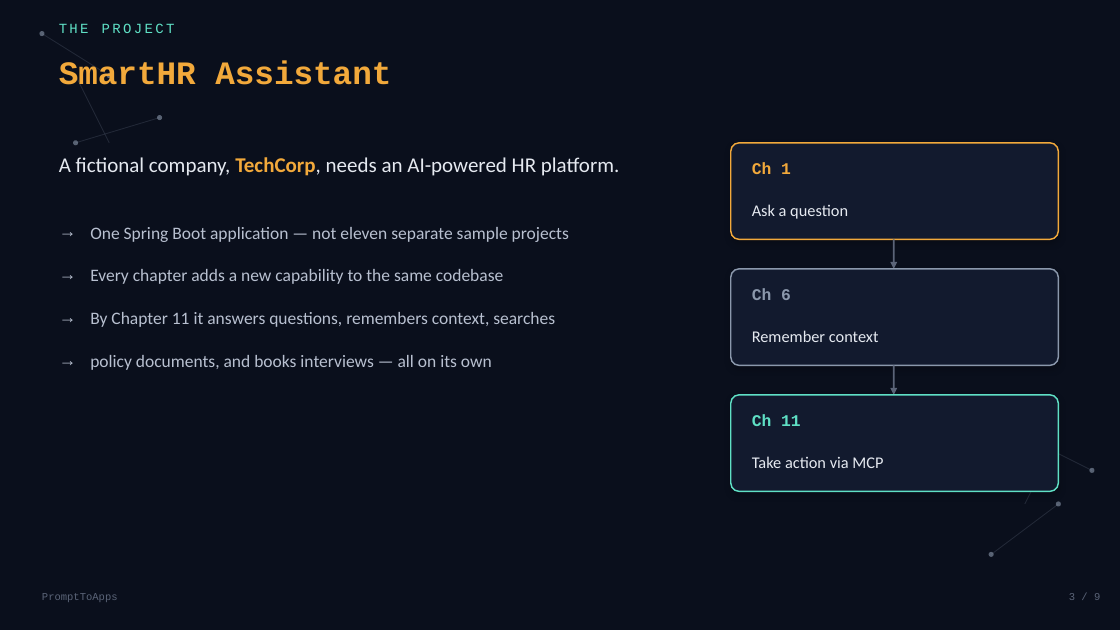
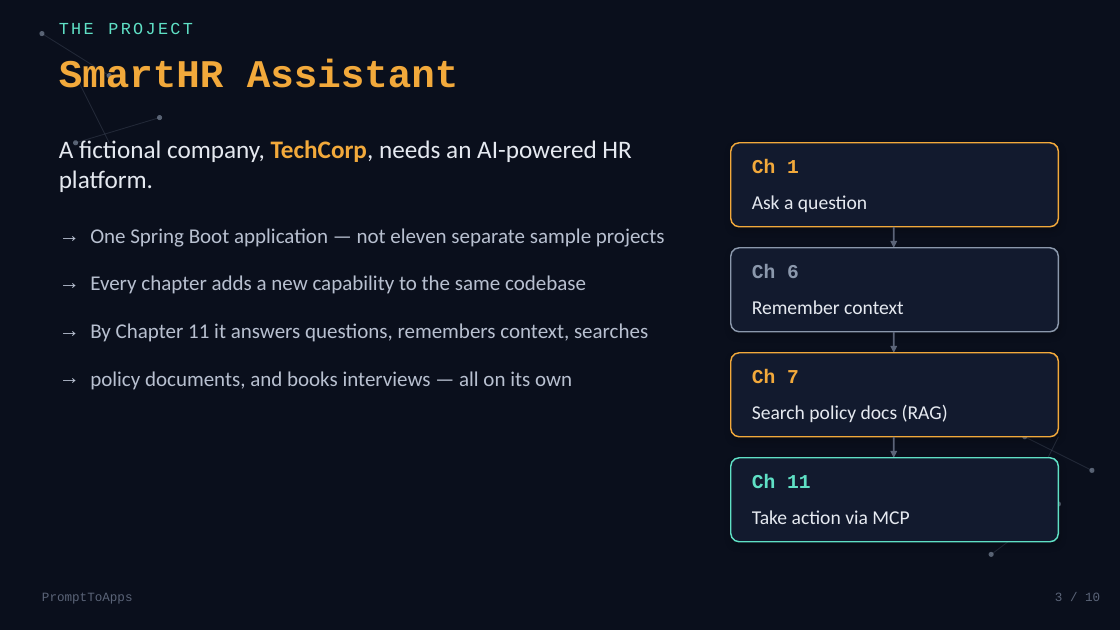
Before and after one commit to balajich/spring-ai-with-llama, a slide deck: slide 3 of slides/00-intro-series-overview.pptx. Drawn at 1120x630 pixels with LibreOffice and Linux fonts; fonts in the diff are those of the drawing. Boxes give left, top, right and bottom in pixels: in the first picture for what was removed or moved away, otherwise in the second. Text is boxed around its words. In the diff, an @@ line names an element or a change of style, - is before the commit and + after.

Commit message:
added slides

```diff
--- a/slides/00-intro-series-overview.pptx
+++ b/slides/00-intro-series-overview.pptx
@@ text "THE PROJECT" at (59,22,193,34): size 12 to 14.4 pt @@
@@ text "SmartHR Assistant" at (59,58,459,88): size 28 to 33.6 pt @@
@@ text "A fictional company, TechCorp, needs ..." at (59,140,631,192): size 18 to 21.6 pt @@
@@ rounded rectangle: place and size @@
-rounded rectangle at (731,143,1059,239)
+rounded rectangle at (731,143,1059,227)
@@ rounded rectangle at (731,143,1059,227): proportions changed @@
@@ text "One Spring Boot application — ..." at (90,228,665,390): size 15 to 18 pt @@
@@ arrow moved from (894, 239) - (894, 269) to (894, 227) - (894, 248) @@
@@ rounded rectangle at (731,248,1059,332): proportions changed @@
@@ rounded rectangle: place and size @@
-rounded rectangle at (731,269,1059,365)
+rounded rectangle at (731,248,1059,332)
@@ text "Ch 6": place and size @@
-text "Ch 6" at (752,288,791,300)
+text "Ch 6" at (752,264,799,278)
@@ text "Remember context": place and size @@
-text "Remember context" at (752,330,879,342)
+text "Remember context" at (752,300,903,314)
@@ rounded rectangle: place and size @@
-rounded rectangle at (731,395,1059,492)
+rounded rectangle at (731,353,1059,437)
@@ rounded rectangle at (731,353,1059,437): outline #5FE0C5 1.25 pt to #F2A93B 1.25 pt; proportions changed @@
@@ arrow moved from (894, 365) - (894, 395) to (894, 332) - (894, 353) @@
@@ text at (752,369,799,383): text changed; size 14 to 16.8 pt; text colour #5FE0C5 to #F2A93B @@
-Ch 11
+Ch 7
@@ text added at (752,405,948,422), 16.8 pt, text #E5E9F0 @@
+Search policy docs (RAG)
@@ arrow added from (894, 437) to (894, 458), #5B6478 1.5 pt @@
@@ ellipse added at (1023,434,1028,439), fill #8B98AC at 60% opacity @@
@@ rounded rectangle added at (731,458,1059,542), fill #121A2E, outline #5FE0C5 1.25 pt @@
@@ text added at (752,474,811,488), 16.8 pt, text #5FE0C5, bold @@
+Ch 11
@@ size 14 to 16.8 pt in 5 elements at (752,159,799,173), (752,195,867,212), (752,264,799,278), (752,300,903,314), (752,510,909,524) @@
@@ text "Take action via MCP": place and size @@
-text "Take action via MCP" at (752,456,883,468)
+text "Take action via MCP" at (752,510,909,524)
@@ text "PromptToApps" at (42,593,133,604): size 9 to 10.8 pt @@
@@ text at (1055,593,1100,601): text changed; size 9 to 10.8 pt @@
-3 / 9
+3 / 10
```
Also in this commit, not shown: 8 other slides changed, 1 slide added, 4 other files.
